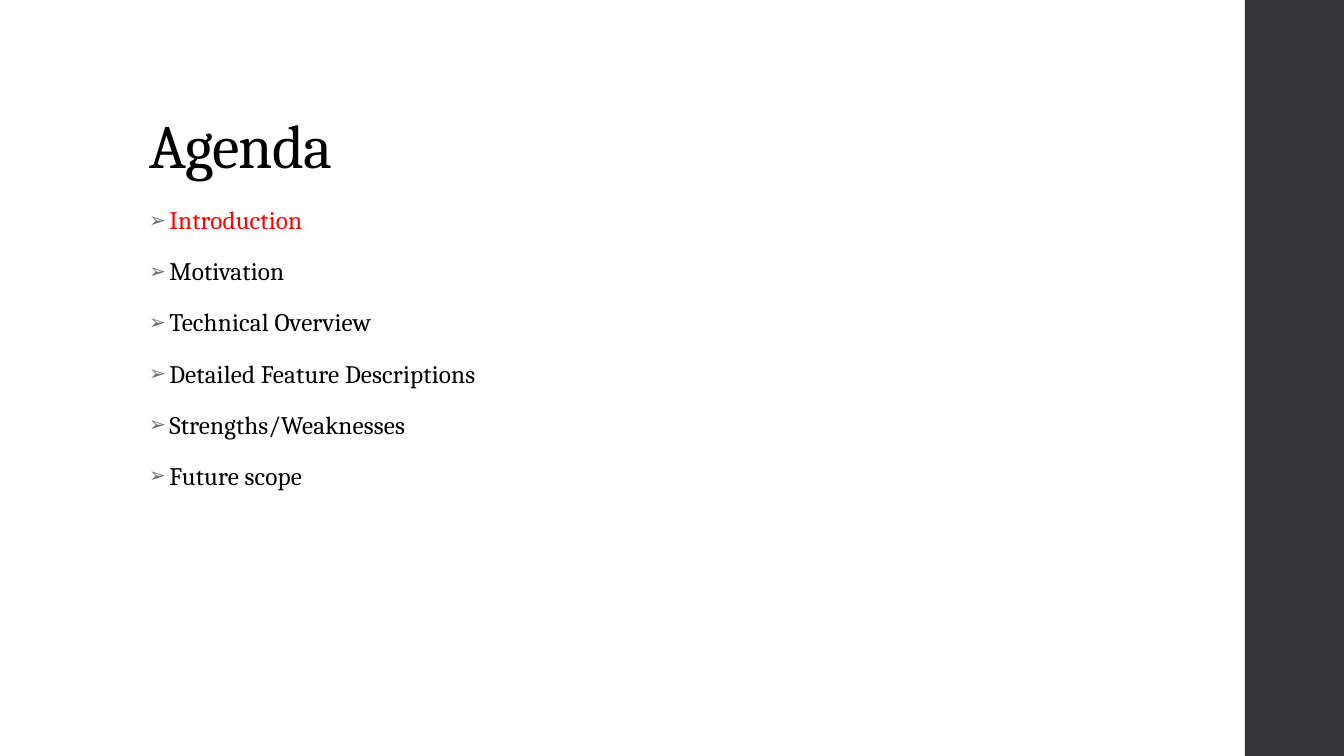
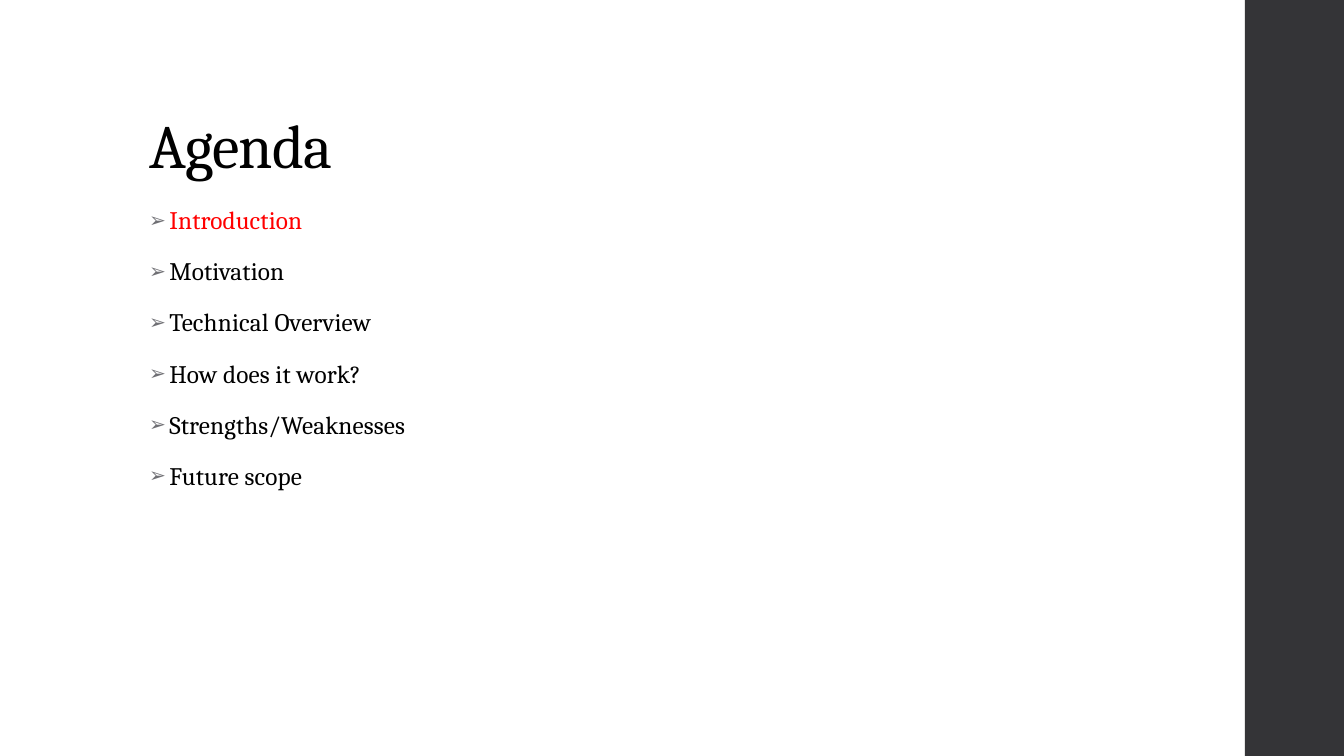
Before and after one commit to niravaga/CS-6650-BSDS-Assignment-3, a slide deck: slide 3 of BlockChain/BlockChain.pptx. Drawn at 1344x756 pixels with LibreOffice and Linux fonts; fonts in the diff are those of the drawing. Boxes give left, top, right and bottom in pixels: in the first picture for what was removed or moved away, otherwise in the second. Text is boxed around its words. In the diff, an @@ line names an element or a change of style, - is before the commit and + after.

```diff
--- a/BlockChain/BlockChain.pptx
+++ b/BlockChain/BlockChain.pptx
@@ text at (x1=169, y1=365, x2=361, y2=384): text changed @@
-➢ Detailed Feature Descriptions
+➢ How does it work?
```
Also in this commit, not shown: 12 other slides changed, 17 slides added, 9 slides removed.
